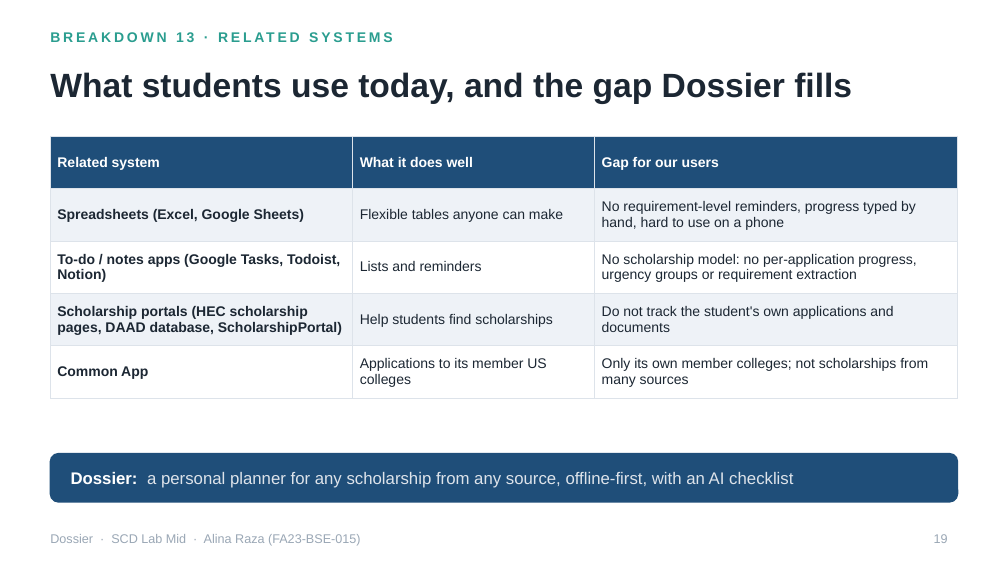
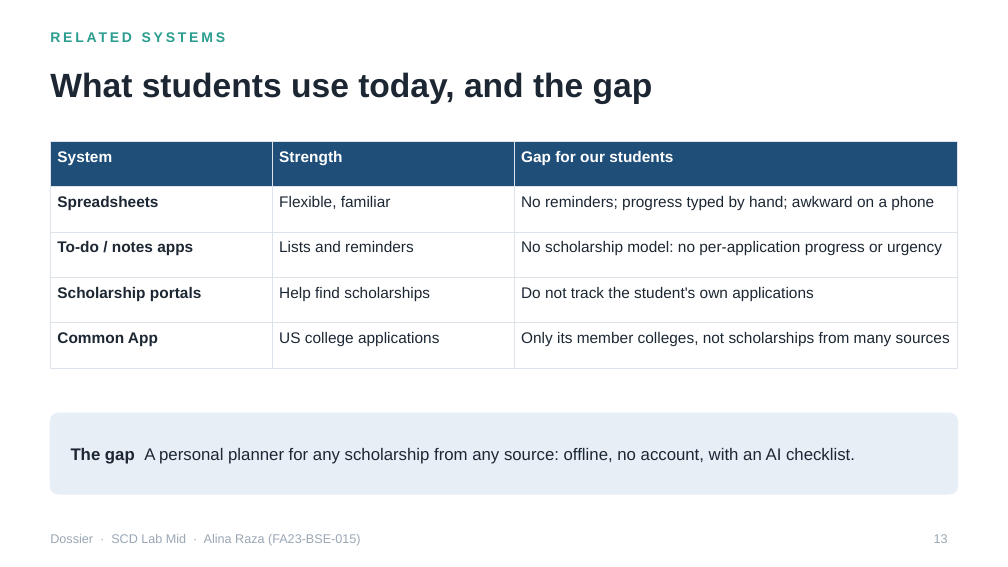
Before and after one commit to alinaraza2017/dossier, a slide deck: slide 13 of presentation_prep/02_Dossier_SCD_Lab_Mid.pptx (slide 19 before the commit). Drawn at 1008x567 pixels with LibreOffice and Linux fonts; fonts in the diff are those of the drawing. Boxes give left, top, right and bottom in pixels: in the first picture for what was removed or moved away, otherwise in the second. Text is boxed around its words. In the diff, an @@ line names an element or a change of style, - is before the commit and + after.

```diff
--- a/presentation_prep/02_Dossier_SCD_Lab_Mid.pptx
+++ b/presentation_prep/02_Dossier_SCD_Lab_Mid.pptx
@@ text at (50, 28, 958, 53): text changed @@
-BREAKDOWN 13 · RELATED SYSTEMS
+RELATED SYSTEMS
@@ title at (50, 72, 653, 104): text changed @@
-What students use today, and the gap Dossier fills
+What students use today, and the gap
@@ table at (50, 141, 958, 351) @@
-row 1: Related system | What it does well | Gap for our users
+row 1: System | Strength | Gap for our students
-row 2: Spreadsheets (Excel, Google Sheets) | Flexible tables anyone can make | No requirement-level reminders, progress typed by hand, hard to use on a phone
+row 2: Spreadsheets | Flexible, familiar | No reminders; progress typed by hand; awkward on a phone
-row 3, column 1: To-do / notes apps (Google Tasks, Todoist, Notion)
+row 3, column 1: To-do / notes apps
-row 3, column 3: No scholarship model: no per-application progress, urgency groups or requirement extraction
+row 3, column 3: No scholarship model: no per-application progress or urgency
-row 4: Scholarship portals (HEC scholarship pages, DAAD database, ScholarshipPortal) | Help students find scholarships | Do not track the student's own applications and documents
+row 4: Scholarship portals | Help find scholarships | Do not track the student's own applications
-row 5, column 2: Applications to its member US colleges
+row 5, column 2: US college applications
-row 5, column 3: Only its own member colleges; not scholarships from many sources
+row 5, column 3: Only its member colleges, not scholarships from many sources
@@ fill #EEF2F7 to none in 6 cells @@
@@ fill #FFFFFF to none in 6 cells @@
@@ size 10 to 11 pt in "Lists and reminders", "Common App" @@
@@ table: place and size @@
-table at (50, 136, 958, 391)
+table at (50, 141, 958, 351)
@@ rounded rectangle: place and size @@
-rounded rectangle at (50, 454, 958, 502)
+rounded rectangle at (50, 413, 958, 494)
@@ rounded rectangle at (50, 413, 958, 494): fill #1F4E79 to #E7EEF6; outline #1F4E79 1 pt to #E7EEF6 1 pt; proportions changed @@
@@ text at (71, 448, 855, 464): text changed; text colour #DDE3EA to #1C2733 @@
-Dossier: a personal planner for any scholarship from any source, offline-first, with an AI checklist
+The gap A personal planner for any scholarship from any source: offline, no account, with an AI checklist.
```
Also in this commit, not shown: 3 other slides changed, 12 slides added, 29 slides removed, 5 other files.
